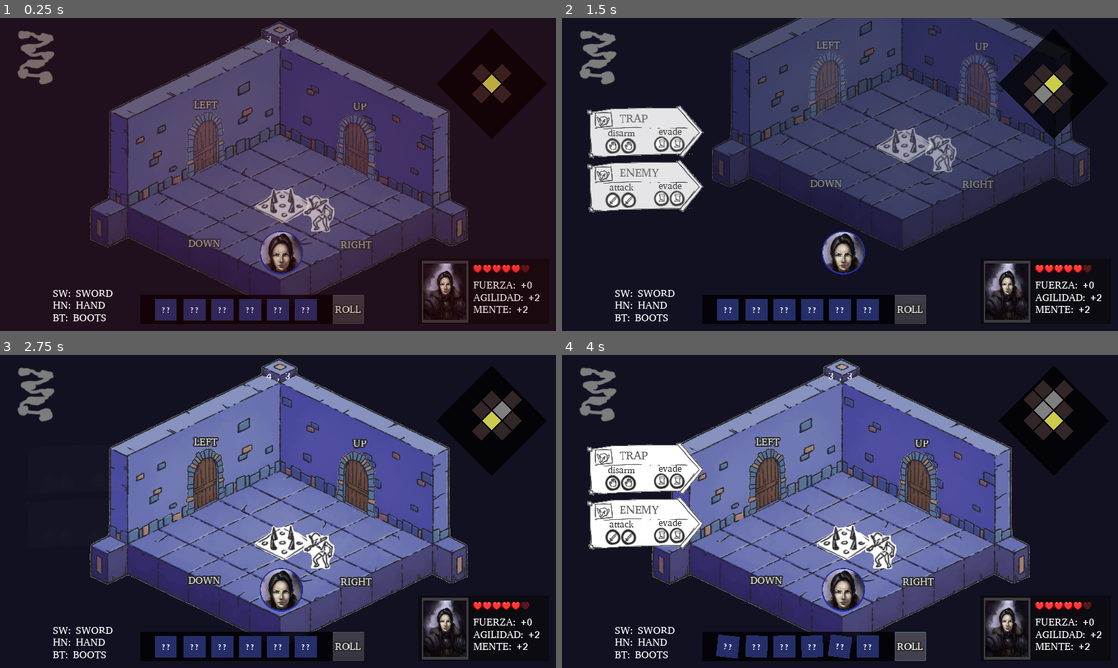
Above: before the commit, frames 1-4 (two rows, left to right).
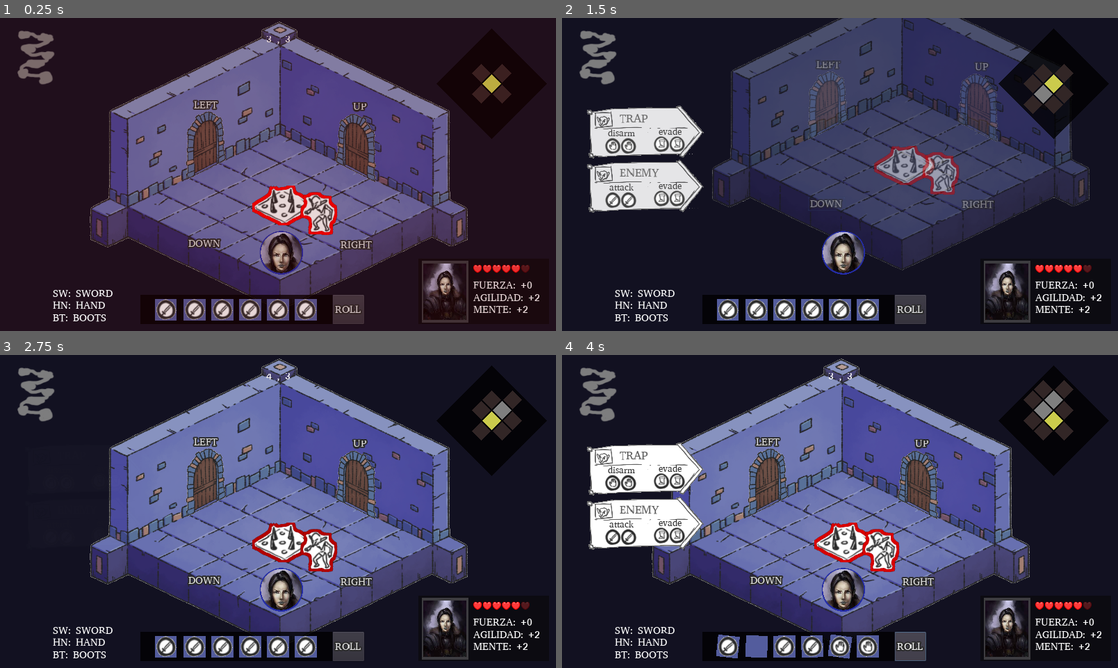
Above: after the commit, the same moments.

Repository: GabrielCancro/mazmorrum
Game: Godot game, scene res://scenes/Game.tscn
The game is run twice, just before and just after one commit, with the same random seed, the same clock (stepped at 60 frames per second) and the same inputs.
Inputs:
- Up to frame 1 (0.25 s): no input
- Up to frame 2 (1.5 s): click "UP" at 0.5 s; click "DOWN" at 1.25 s
- Up to frame 3 (2.75 s): click "RIGHT" at 2 s
- Up to frame 4 (4 s): click "LEFT" at 2.75 s; click "ROLL" at 3.5 s

The runs differ from the first frame. In frame 1, 29% of the frame differs, in the area x 16-85%, y 1-97%; in frame 2, 19%; in frame 3, 2.2%; in frame 4, 2.2%.

Commit message:
effects and outline

Diff:
--- a/autoloads/dungeonManager.gd
+++ b/autoloads/dungeonManager.gd
@@ -7,6 +7,7 @@
 var ENABLED_INPUT = true
 
 signal update_player_data(player_data)
+signal room_changed
 
 # Called when the node enters the scene tree for the first time.
 func _initialize_dungeon_manager(_GAME):
--- a/autoloads/effector.gd
+++ b/autoloads/effector.gd
@@ -39,3 +39,37 @@
 func disappear(node):
 	tween.interpolate_property(node,"modulate",node.modulate,Color(1,1,1,0),.3,Tween.TRANS_QUAD,Tween.EASE_IN)
 	tween.start()
+
+func map_room_out_fx(room,x,y):
+	if !room: return
+	var toX = x-MapManager.current_room.data.posX
+	var toY = y-MapManager.current_room.data.posY
+	var start_pos = room.rect_position
+	Effector.disappear(room)
+	var dir
+	if toX==1: dir = Vector2(-150,-100)
+	if toX==-1: dir = Vector2(+150,+100)
+	if toY==1: dir = Vector2(+150,-100)
+	if toY==-1: dir = Vector2(-150,+100)
+	if dir: Effector.move_to_rect_direction(room,dir)
+
+func map_room_in_fx(room,x,y):
+	if !room: return
+	var toX = x-MapManager.last_room_coord.x
+	var toY = y-MapManager.last_room_coord.y
+	var start_pos = room.rect_position
+	Effector.appear(room)
+	var dir
+	if toX==1: dir = Vector2(-150,-100)
+	if toX==-1: dir = Vector2(+150,+100)
+	if toY==1: dir = Vector2(+150,-100)
+	if toY==-1: dir = Vector2(-150,+100)
+	if dir:
+		room.rect_position -= dir
+		Effector.move_to_rect_direction(room,dir)
+
+func set_shader_outline(node,color=null):
+	node.material = null
+	if color:
+		node.material = preload("res://shaders/outline.tres").duplicate()
+		(node.material as ShaderMaterial).set_shader_param("line_color",color)
--- a/autoloads/mapManager.gd
+++ b/autoloads/mapManager.gd
@@ -35,24 +35,16 @@
 		"room_ref":null,
 		"state":"unexplored", #unexplored, ask, danger, safe
 		"tokens":[
-			{"type":"trap","pos":Vector2(650,430)},
-			{"type":"enemy","pos":Vector2(740,480)}
+			{"type":"trap","pos":Vector2(650,430),"is_dangerous":true},
+			{"type":"enemy","pos":Vector2(740,480),"is_dangerous":true}
 		]
 	}
 
 func load_room(x,y):
 	if current_room:
-		var start_pos = current_room.rect_position
 		last_room_coord = Vector2(current_room.data.posX,current_room.data.posY)
-		Effector.disappear(current_room)
-		print(current_room.rect_position+Vector2(-x,-y)*200)
-		if last_room_coord:
-			var dir
-			if x>last_room_coord.x: dir = Vector2(-150,-150)
-			if x<last_room_coord.x: dir = Vector2(+150,+150)
-			if y>last_room_coord.y: dir = Vector2(+150,-150)
-			if y<last_room_coord.y: dir = Vector2(-150,+150)
-			Effector.move_to_rect_direction(current_room,dir)
+		Effector.map_room_out_fx(current_room,x,y)
+		GAME.get_node("ActionList").modulate.a = 0
 		yield(get_tree().create_timer(.35),"timeout")
 	var RoomContainer = GAME.get_node("RoomContainer")
 	for r in RoomContainer.get_children():
@@ -60,8 +52,8 @@
 		r.queue_free()
 	var new_room = preload("res://gameNodes/RoomFull.tscn").instance()
 	new_room.set_data( get_room_data(x,y) )
+	if last_room_coord: Effector.map_room_in_fx(new_room,x,y)
 	RoomContainer.add_child(new_room)
-	Effector.appear(new_room)
 	new_room.create_tokens()
 	current_room = new_room
 	update_room_exploration_state(x,y)
@@ -69,7 +61,7 @@
 	update_room_exploration_state(x,y-1)
 	update_room_exploration_state(x+1,y)
 	update_room_exploration_state(x-1,y)
-	GAME.get_node("ActionList").fill_action_list()
+	DungeonManager.emit_signal("room_changed")
 	print("ROOM DATA SETED ",new_room.data)
 
 func update_room_exploration_state(x,y):
--- a/gameNodes/ActionList.gd
+++ b/gameNodes/ActionList.gd
@@ -6,6 +6,7 @@
 # Called when the node enters the scene tree for the first time.
 func _ready():
 	$VBox.remove_child(btn_base)
+	DungeonManager.connect("room_changed",self,"fill_action_list")
 
 func fill_action_list():
 	visible = false
@@ -29,6 +30,7 @@
 	if tk.actions.size()>0:
 		var ac = tk.actions[0]
 		new_btn.get_node("btn_action1/Label").text = ac.name
+		new_btn.get_node("btn_action1").connect("button_down",tk.token_ref,"on_action_click",[tk,ac])
 		new_btn.get_node("btn_action1").connect("mouse_entered",self,"on_hint_action",[new_btn.get_node("btn_action1"),false,true])
 		new_btn.get_node("btn_action1").connect("mouse_exited",self,"on_hint_action",[new_btn.get_node("btn_action1"),false,false])
 		for rn in new_btn.get_node("btn_action1/HBoxReq").get_children():
@@ -38,6 +40,7 @@
 	if tk.actions.size()>1:
 		var ac = tk.actions[1]
 		new_btn.get_node("btn_action2/Label").text = ac.name
+		new_btn.get_node("btn_action2").connect("button_down",tk.token_ref,"on_action_click",[tk,ac])
 		new_btn.get_node("btn_action2").connect("mouse_entered",self,"on_hint_action",[new_btn.get_node("btn_action2"),false,true])
 		new_btn.get_node("btn_action2").connect("mouse_exited",self,"on_hint_action",[new_btn.get_node("btn_action2"),false,false])
 		for rn in new_btn.get_node("btn_action2/HBoxReq").get_children():
--- a/gameNodes/dice.gd
+++ b/gameNodes/dice.gd
@@ -12,11 +12,14 @@
 func roll():
 	for i in range(10):
 		$Label.text = "??"
+		$TextureRect.texture = null
 		index = randi()%faces.size()
 		value = faces[index]
+		$TextureRect.texture = load("res://assets/dices/"+value+".png")
 		rect_rotation = rand_range(-10,10)
 		yield(get_tree().create_timer(.1),"timeout")
 	$Label.text = value
+	$TextureRect.texture = load("res://assets/dices/"+value+".png")
 	rect_rotation = 0
 
 func set_disabled(val):
--- a/gameNodes/dice.tscn
+++ b/gameNodes/dice.tscn
@@ -1,7 +1,8 @@
-[gd_scene load_steps=4 format=2]
+[gd_scene load_steps=5 format=2]
 
 [ext_resource path="res://gameNodes/dice.gd" type="Script" id=1]
 [ext_resource path="res://assets/AbyssinicaSIL-Regular.ttf" type="DynamicFontData" id=2]
+[ext_resource path="res://assets/dices/SW.png" type="Texture" id=3]
 
 [sub_resource type="DynamicFont" id=1]
 size = 20
@@ -19,9 +20,10 @@
 [node name="ColorRect" type="ColorRect" parent="."]
 anchor_right = 1.0
 anchor_bottom = 1.0
-color = Color( 0.152941, 0.184314, 0.419608, 1 )
+color = Color( 0.329412, 0.364706, 0.619608, 1 )
 
 [node name="Label" type="Label" parent="."]
+visible = false
 anchor_right = 1.0
 anchor_bottom = 1.0
 custom_fonts/font = SubResource( 1 )
@@ -33,3 +35,9 @@
 anchor_right = 1.0
 anchor_bottom = 1.0
 flat = true
+
+[node name="TextureRect" type="TextureRect" parent="."]
+anchor_right = 1.0
+anchor_bottom = 1.0
+texture = ExtResource( 3 )
+expand = true
--- a/gameNodes/tokenImages/img_enemy.tscn
+++ b/gameNodes/tokenImages/img_enemy.tscn
@@ -1,10 +1,12 @@
-[gd_scene load_steps=2 format=2]
+[gd_scene load_steps=3 format=2]
 
 [ext_resource path="res://assets/room/tk_enemy.png" type="Texture" id=1]
+[ext_resource path="res://shaders/outline.tres" type="Material" id=2]
 
 [node name="token_image" type="Node2D"]
 
 [node name="Image" type="TextureRect" parent="."]
+material = ExtResource( 2 )
 anchor_left = 0.5
 anchor_top = 0.5
 anchor_right = 0.5
--- a/gameNodes/tokenRoom.gd
+++ b/gameNodes/tokenRoom.gd
@@ -13,6 +13,13 @@
 	$MouseArea.connect("mouse_entered",self,"on_mouse_token",[true])
 	$MouseArea.connect("mouse_exited",self,"on_mouse_token",[false])
 	set_action_buttons()
+	update_visual_token()
+
+func update_visual_token():
+	if data.is_dangerous:
+		Effector.set_shader_outline(get_node("token_image/Image"),Color(1,0,0,1))
+	else:
+		Effector.set_shader_outline(get_node("token_image/Image"))
 
 func get_actions_by_type(type):
 	if type == "trap":
@@ -53,14 +60,25 @@
 	print("on_enemy_attack")
 	destroy_token()
 
+func on_enemy_evade():
+	print("on_enemy_evade")
+	data.is_dangerous = false
+	update_visual_token()
+
 func on_trap_disarm():
 	print("on_trap_disarm")
 	destroy_token()
+
+func on_trap_evade():
+	print("on_trap_evade")
+	data.is_dangerous = false
+	update_visual_token()
 
 func destroy_token():
 	$MouseArea/ActionsContainer.visible = false
 	Effector.disappear(self)
 	data.room_ref.data.tokens.erase(data)
+	DungeonManager.emit_signal("room_changed")
 	yield(get_tree().create_timer(.5),"timeout")
 	print(data.room_ref.data)
 	queue_free()
--- a/gameNodes/tokenRoom.tscn
+++ b/gameNodes/tokenRoom.tscn
@@ -25,7 +25,7 @@
 extra_spacing_bottom = -4
 font_data = ExtResource( 3 )
 
-[node name="tk_trap" type="Control"]
+[node name="tokenRoom" type="Control"]
 script = ExtResource( 1 )
 
 [node name="img_ref" type="TextureRect" parent="."]
--- /dev/null
+++ b/shaders/outline.tres
@@ -0,0 +1,61 @@
+[gd_resource type="ShaderMaterial" load_steps=2 format=2]
+
+[sub_resource type="Shader" id=1]
+code = "/*
+Rainbow outline by @Farfalk and @ThePadDev, And Edit for @LURGX in 2022
+
+Apply to canvas items with transparent backgrounds.
+Check that there is sufficient transparent background space for the outline!
+
+CC0 License (but citation is welcome <3)
+All code is property of @Farfalk and @ThePadDev
+Thanks for shader and I'm a newbie with shaders
+*/
+
+shader_type canvas_item;
+
+uniform bool rainbow  = false; //Activate the rainbow or select you color
+uniform vec4 line_color : hint_color = vec4(1.0, 1.0, 1.0, 1.0);//color line
+uniform float line_scale : hint_range(0, 20) = 1.2;    // thickness of the line
+uniform float frequency : hint_range(0.0, 2.0) = 0.5;  // frequency of the rainbow
+uniform float light_offset : hint_range(0.00001, 1.0) = 0.5;   // this offsets all color channels;
+uniform float alpha : hint_range(0.0, 1.0) = 1.0;
+
+void fragment() {
+	vec2 size = TEXTURE_PIXEL_SIZE * line_scale;
+
+	float outline = texture(TEXTURE, UV + vec2(-size.x, 0)).a;
+	outline += texture(TEXTURE, UV + vec2(0, size.y)).a;
+	outline += texture(TEXTURE, UV + vec2(size.x, 0)).a;
+	outline += texture(TEXTURE, UV + vec2(0, -size.y)).a;
+	outline += texture(TEXTURE, UV + vec2(-size.x, size.y)).a;
+	outline += texture(TEXTURE, UV + vec2(size.x, size.y)).a;
+	outline += texture(TEXTURE, UV + vec2(-size.x, -size.y)).a;
+	outline += texture(TEXTURE, UV + vec2(size.x, -size.y)).a;
+	outline = min(outline, 1.0);
+	/*
+	vec4 animated_line_color = vec4(light_offset + sin(2.0*3.14*frequency*TIME),
+							   light_offset + sin(2.0*3.14*frequency*TIME + radians(120.0)),
+							   light_offset + sin(2.0*3.14*frequency*TIME + radians(240.0)),
+							   alpha);
+	*/
+	float intensity = .85+.15*sin(3.14*frequency*TIME);
+	vec4 animated_line_color = line_color * vec4(intensity,intensity,intensity,1.0);
+
+	vec4 color = texture(TEXTURE, UV);
+	if (rainbow == true){//if rainbow is activated
+		COLOR = mix(color, animated_line_color, outline - color.a);
+	}
+	if (rainbow == false){//if rainbow not is activated and you pick a color
+		COLOR = mix(color, line_color , outline - color.a);
+	}
+}"
+
+[resource]
+shader = SubResource( 1 )
+shader_param/rainbow = true
+shader_param/line_color = Color( 1, 0, 0, 1 )
+shader_param/line_scale = 6.0
+shader_param/frequency = 2.0
+shader_param/light_offset = 0.5
+shader_param/alpha = 1.0
